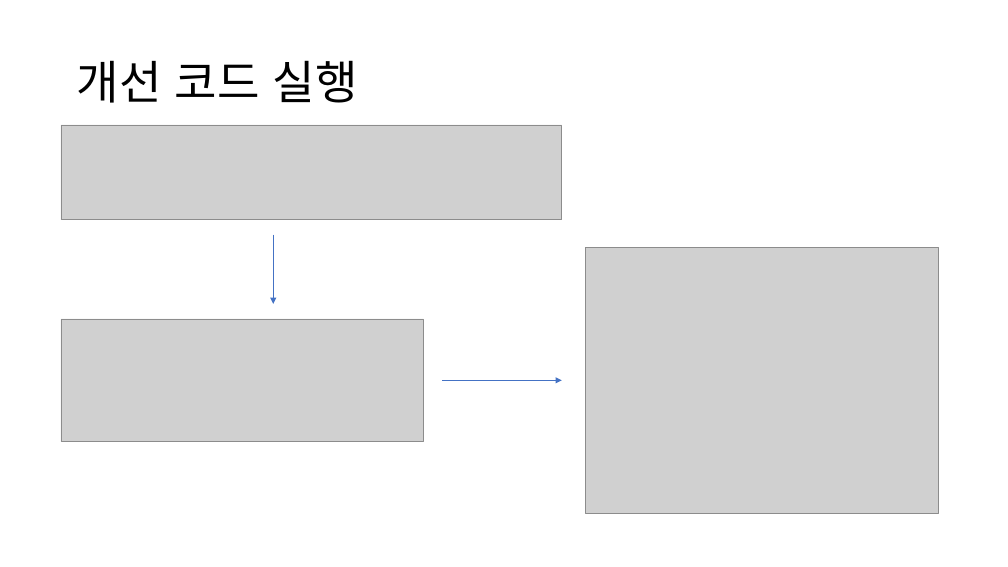
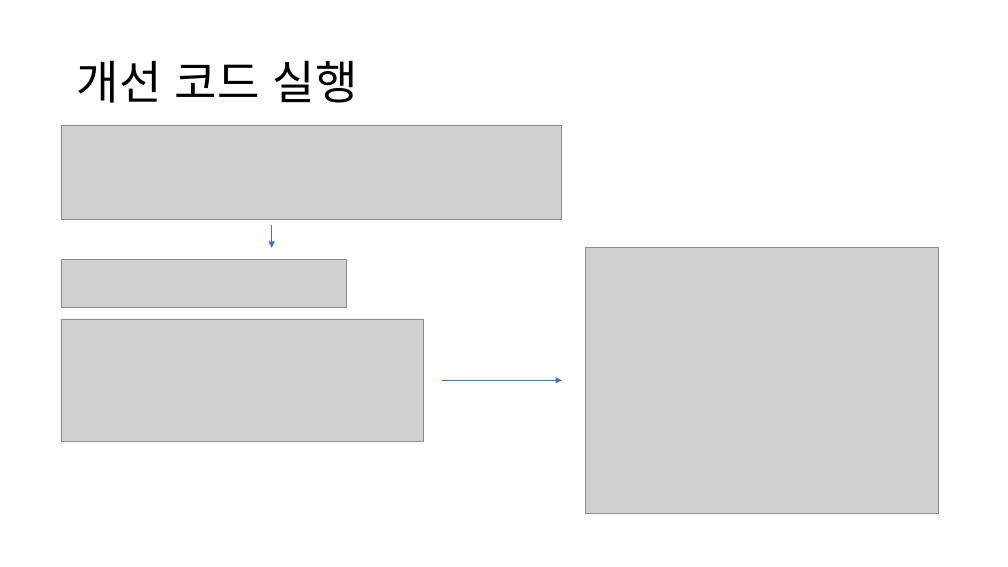
Before and after one commit to Mr-Forger/GP, a slide deck: slide 6 of 231011/11_4_1 리뷰 및 개선 2.pptx. Drawn at 1008x567 pixels with LibreOffice and Linux fonts; fonts in the diff are those of the drawing; grey boxes stand for pictures. Boxes give left, top, right and bottom in pixels: in the first picture for what was removed or moved away, otherwise in the second. Text is boxed around its words. In the diff, an @@ line names an element or a change of style, - is before the commit and + after.

```diff
--- a/231011/11_4_1 리뷰 및 개선 2.pptx
+++ b/231011/11_4_1 리뷰 및 개선 2.pptx
@@ arrow moved from (273, 234) - (273, 304) to (271, 225) - (271, 248) @@
@@ picture added at (61, 259, 346, 307) @@
```
Also in this commit, not shown: 1 other slide changed, 1 slide added, 1 other file.
